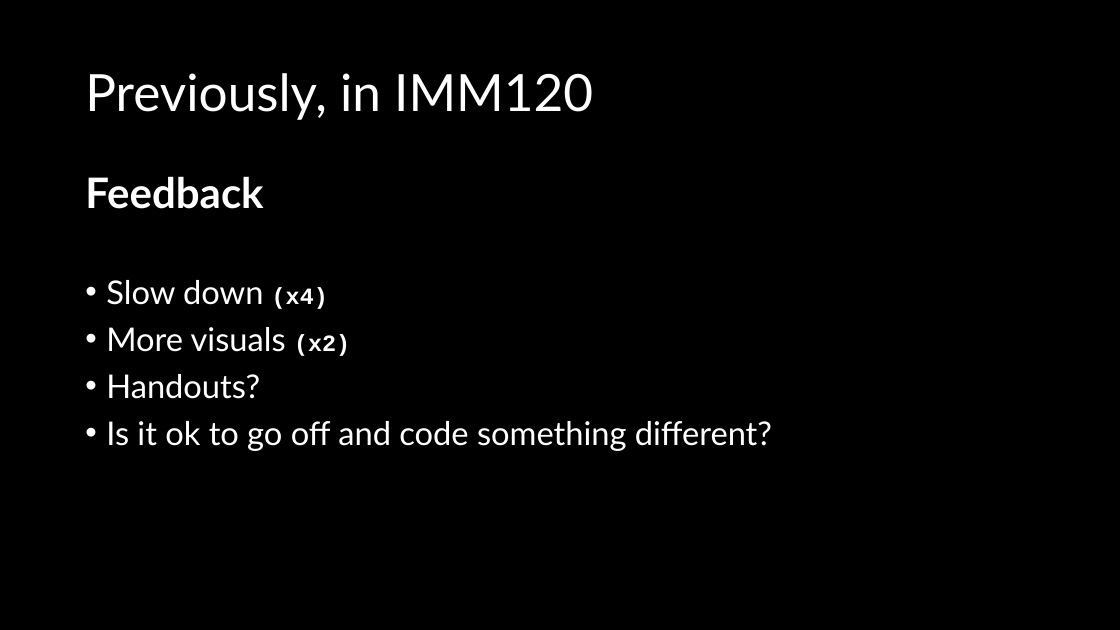
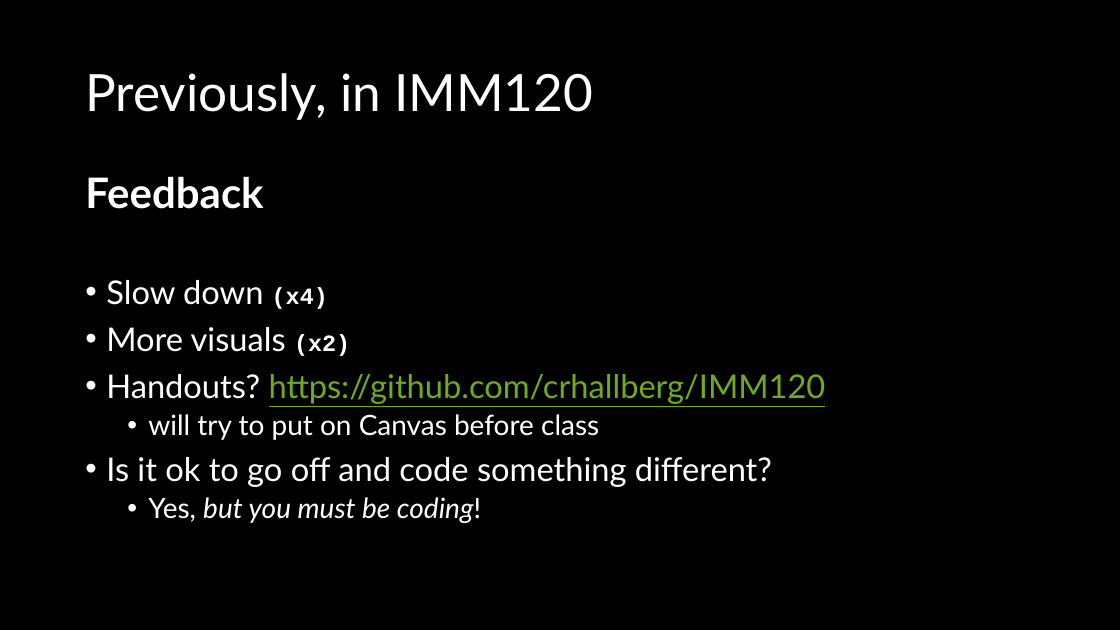
Before and after one commit to crhallberg/IMM120, a slide deck: slide 6 of Presentations/Class 03 - Sept 18.pptx. Drawn at 1120x630 pixels with LibreOffice and Linux fonts; fonts in the diff are those of the drawing. Boxes give left, top, right and bottom in pixels: in the first picture for what was removed or moved away, otherwise in the second. Text is boxed around its words. In the diff, an @@ line names an element or a change of style, - is before the commit and + after.

Commit message:
Finish intro to class.

```diff
--- a/Presentations/Class 03 - Sept 18.pptx
+++ b/Presentations/Class 03 - Sept 18.pptx
@@ text at (106,374,826,440): text changed @@
-• Handouts?
+• Handouts? https://github.com/crhallberg/IMM120
+  • will try to put on Canvas before class
@@ text at (148,497,481,523): paragraph added @@
+  • Yes, but you must be coding!
```
Also in this commit, not shown: 1 slide added.
